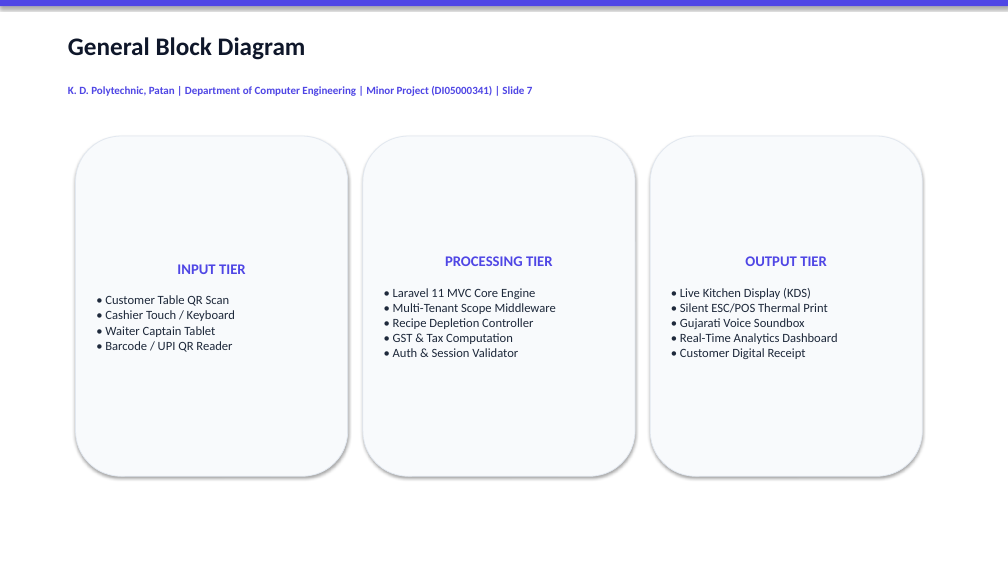
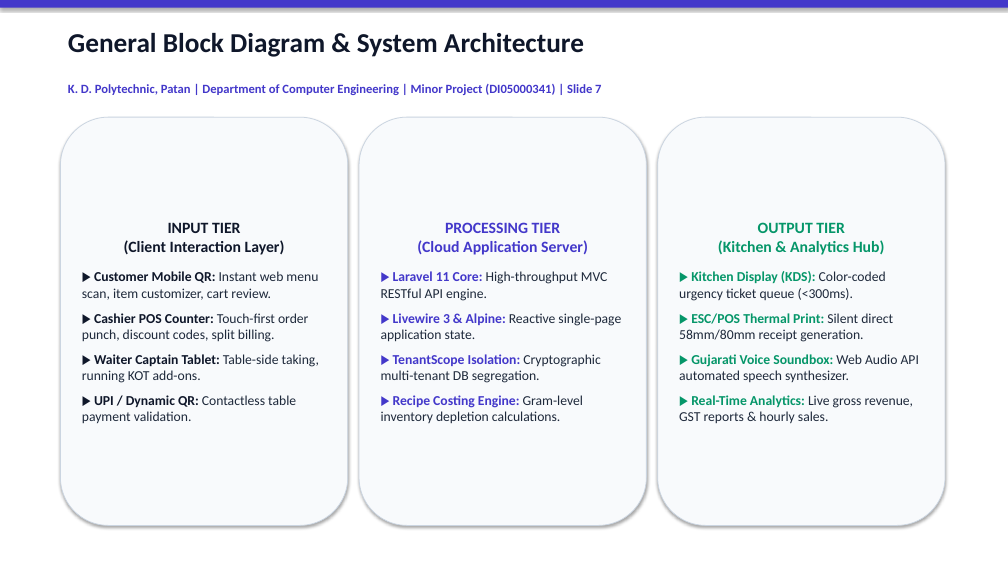
Before and after one commit to Shubh-Patel-07/DineFlow-AI, a slide deck: slide 7 of docs/DineFlow_AI_GTU_Minor_Project_Presentation.pptx. Drawn at 1008x567 pixels with LibreOffice and Linux fonts; fonts in the diff are those of the drawing. Boxes give left, top, right and bottom in pixels: in the first picture for what was removed or moved away, otherwise in the second. Text is boxed around its words. In the diff, an @@ line names an element or a change of style, - is before the commit and + after.

Commit message:
docs(presentation): upgrade presentation typography with large high-impact fonts and enhanced card layouts for classroom projector visibility

```diff
--- a/docs/DineFlow_AI_GTU_Minor_Project_Presentation.pptx
+++ b/docs/DineFlow_AI_GTU_Minor_Project_Presentation.pptx
@@ rectangle at [0,0,1008,8]: fill #4F46E5 to #4338CA @@
@@ text at [68,33,584,57]: text changed; size 24 to 26 pt @@
-General Block Diagram
+General Block Diagram & System Architecture
@@ text "K. D. Polytechnic, Patan | ..." at [68,84,601,95]: size 10.5 to 12 pt, text colour #4F46E5 to #4338CA @@
@@ rounded rectangle "INPUT TIER (Client Interaction Layer)": place and size @@
-rounded rectangle "INPUT TIER (Client Interaction Layer)" at [76,136,348,476]
+rounded rectangle "INPUT TIER (Client Interaction Layer)" at [60,117,348,526]
@@ outline #E2E8F0 0.75 pt to #CBD5E1 0.75 pt in 3 elements at [658,117,945,526], [60,117,348,526], [359,117,647,526] @@
@@ rounded rectangle "PROCESSING TIER (Cloud Application Server)": place and size @@
-rounded rectangle "PROCESSING TIER (Cloud Application Server)" at [363,136,635,476]
+rounded rectangle "PROCESSING TIER (Cloud Application Server)" at [359,117,647,526]
@@ rounded rectangle "OUTPUT TIER (Kitchen & Analytics ...": place and size @@
-rounded rectangle "OUTPUT TIER (Kitchen & Analytics ..." at [650,136,923,476]
+rounded rectangle "OUTPUT TIER (Kitchen & Analytics ..." at [658,117,945,526]
@@ text in rounded rectangle at [82,222,319,423]: text changed; size 12 to 13 pt @@
-INPUT TIER
-• Customer Table QR Scan
-• Cashier Touch / Keyboard
-• Waiter Captain Tablet
-• Barcode / UPI QR Reader
+INPUT TIER
+(Client Interaction Layer)
+▶ Customer Mobile QR: Instant web menu scan, item customizer, cart review.
+▶ Cashier POS Counter: Touch-first order punch, discount codes, split billing.
+▶ Waiter Captain Tablet: Table-side taking, running KOT add-ons.
+▶ UPI / Dynamic QR: Contactless table payment validation.
@@ text in rounded rectangle at [381,222,621,423]: text changed; size 12 to 13 pt @@
-PROCESSING TIER
-• Laravel 11 MVC Core Engine
-• Multi-Tenant Scope Middleware
-• Recipe Depletion Controller
-• GST & Tax Computation
-• Auth & Session Validator
+PROCESSING TIER
+(Cloud Application Server)
+▶ Laravel 11 Core: High-throughput MVC RESTful API engine.
+▶ Livewire 3 & Alpine: Reactive single-page application state.
+▶ TenantScope Isolation: Cryptographic multi-tenant DB segregation.
+▶ Recipe Costing Engine: Gram-level inventory depletion calculations.
@@ text in rounded rectangle at [679,222,919,424]: text changed; size 12 to 13 pt @@
-OUTPUT TIER
-• Live Kitchen Display (KDS)
-• Silent ESC/POS Thermal Print
-• Gujarati Voice Soundbox
-• Real-Time Analytics Dashboard
-• Customer Digital Receipt
+OUTPUT TIER
+(Kitchen & Analytics Hub)
+▶ Kitchen Display (KDS): Color-coded urgency ticket queue (<300ms).
+▶ ESC/POS Thermal Print: Silent direct 58mm/80mm receipt generation.
+▶ Gujarati Voice Soundbox: Web Audio API automated speech synthesizer.
+▶ Real-Time Analytics: Live gross revenue, GST reports & hourly sales.
```
Also in this commit, not shown: 7 other slides changed, 9 slides added, 9 slides removed, 1 other file.
